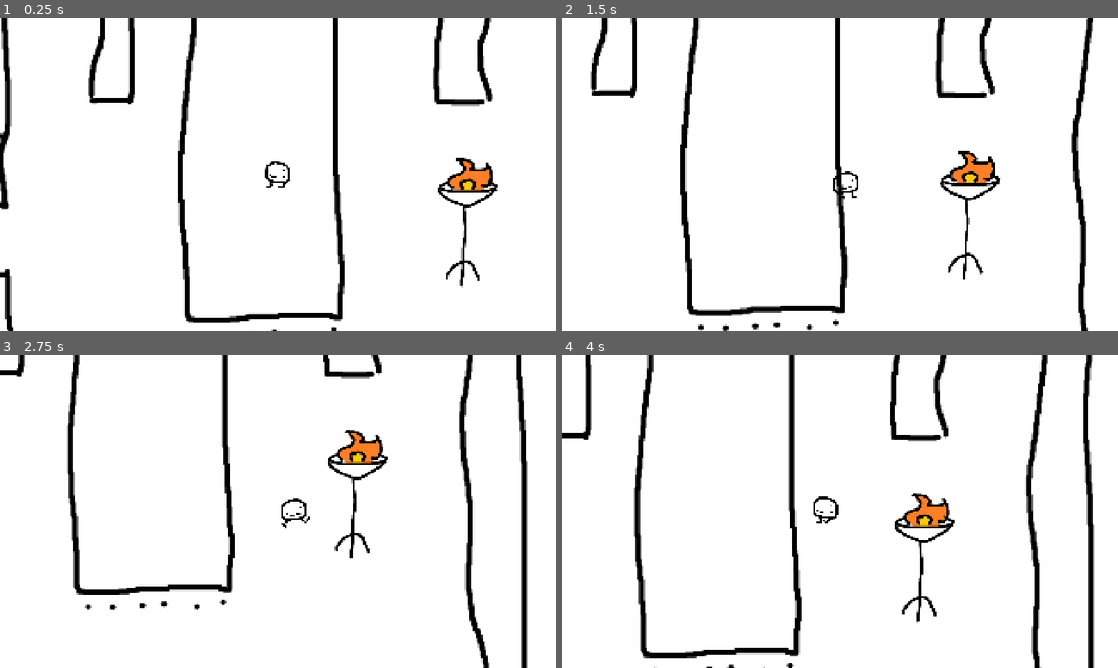
Above: before the commit, frames 1-4 (two rows, left to right).
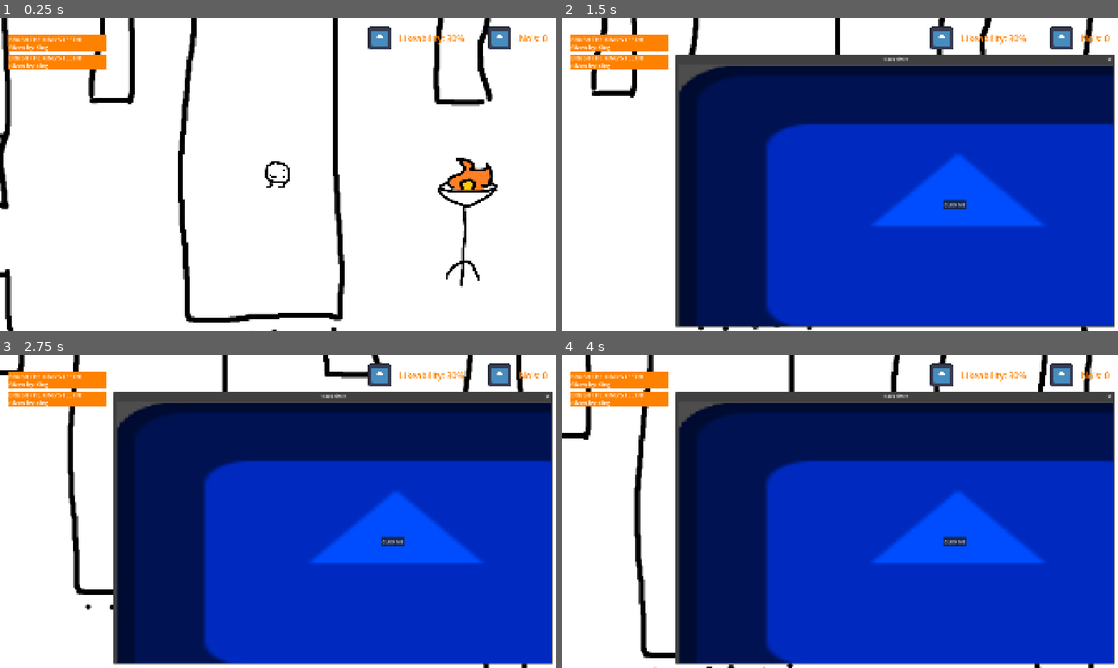
Above: after the commit, the same moments.

Repository: clara0201/NotToday
Game: Godot game, scene res://scenes/main scene/castle.tscn
The game is run twice, just before and just after one commit, with the same random seed, the same clock (stepped at 60 frames per second) and the same inputs. The engine's default icon, where the game draws it, is replaced by a stand-in: a white triangle on a blue panel in a dark square.
Inputs:
- Up to frame 1 (0.25 s): no input
- Up to frame 2 (1.5 s): tap Enter at 0.5 s; hold D (right) 0.53-1.28 s; hold M (MinigamePhase, bound only after the commit) 0.53-1.28 s; hold S (down) from 1.28 s (still down); tap M (MinigamePhase, bound only after the commit) at 1.35 s
- Up to frame 3 (2.75 s): release S (down) at 2.03 s; hold D (right) from 2.03 s (still down); hold M (MinigamePhase, bound only after the commit) from 2.03 s (still down)
- Up to frame 4 (4 s): release D (right) at 2.78 s; release M (MinigamePhase, bound only after the commit) at 2.78 s; hold W (up) 2.78-3.53 s; tap M (MinigamePhase, bound only after the commit) at 2.85 s; hold A (left) from 3.53 s (still down); hold M (MinigamePhase, bound only after the commit) from 3.53 s (still down)

The runs differ from the first frame. In frame 1, 2.6% of the frame differs, in the area x 1-99%, y 2-17%; in frame 2, 71%; in frame 3, 71%; in frame 4, 71%, in the area x 1-100%, y 2-99%.

Commit message:
come togetherr right nowww

Diff:
--- a/not-today/project.godot
+++ b/not-today/project.godot
@@ -45,6 +45,11 @@
 "events": [Object(InputEventKey,"resource_local_to_scene":false,"resource_name":"","device":-1,"window_id":0,"alt_press …(192 unchanged characters)…
 ]
 }
+MinigamePhase={
+"deadzone": 0.2,
+"events": [Object(InputEventKey,"resource_local_to_scene":false,"resource_name":"","device":-1,"window_id":0,"alt_pressed":false,"shift_pressed":false,"ctrl_pressed":false,"meta_pressed":false,"pressed":false,"keycode":0,"physical_keycode":77,"key_label":0,"unicode":109,"location":0,"echo":false,"script":null)
+]
+}
 
 [physics]
 
--- a/not-today/scenes/main scene/castle.tscn
+++ b/not-today/scenes/main scene/castle.tscn
@@ -1,14 +1,20 @@
 [gd_scene format=3 uid="uid://bso0e5o4mgbly"]
 
 [ext_resource type="Script" uid="uid://st5bvixnhx2f" path="res://scenes/main scene/camera_2d.gd" id="1_7r2yl"]
+[ext_resource type="Script" uid="uid://ddwf1cxldawii" path="res://scripts/game_manager.gd" id="1_ohiwn"]
 [ext_resource type="Texture2D" uid="uid://dsrw35hscdvnp" path="res://assets/courtTemp.png" id="1_u6f05"]
+[ext_resource type="Script" uid="uid://e2byqvdy5qq2" path="res://scripts/resources/task_resource.gd" id="2_l2ux7"]
 [ext_resource type="Script" uid="uid://buekkab7cq6dd" path="res://scenes/main scene/player.gd" id="2_pi1jp"]
 [ext_resource type="Texture2D" uid="uid://c3h3iox2wyyna" path="res://assets/lamp.png" id="3_4jbif"]
+[ext_resource type="Resource" uid="uid://so1j5nlhx12i" path="res://data/task_brush_teeth.tres" id="3_cq7t8"]
 [ext_resource type="Texture2D" uid="uid://i8ojs5t3c053" path="res://scenes/main scene/SpriteTemp.png" id="3_u6f05"]
 [ext_resource type="Texture2D" uid="uid://dc35p2r1bv2dm" path="res://scenes/main scene/SpriteTemp01 - Copy.png" id="4_4jbif"]
+[ext_resource type="Resource" uid="uid://evna4chduf8e" path="res://data/task_chop_wood.tres" id="4_ioo1u"]
 [ext_resource type="Texture2D" uid="uid://dft5udjgu727a" path="res://scenes/main scene/SpriteTemp02 - Copy.png" id="5_s1hkd"]
 [ext_resource type="Texture2D" uid="uid://dt2gmywqqt0q7" path="res://scenes/main scene/SpriteTemp02.png" id="6_ohiwn"]
 [ext_resource type="Texture2D" uid="uid://cm0150lw5ilec" path="res://scenes/main scene/SpriteTemp01.png" id="7_3mmif"]
+[ext_resource type="PackedScene" uid="uid://b075itcslrm22" path="res://scenes/task_ticket.tscn" id="10_s1hkd"]
+[ext_resource type="Texture2D" uid="uid://ugkqlvikvgvn" path="res://icon.svg" id="11_ohiwn"]
 
 [sub_resource type="CircleShape2D" id="CircleShape2D_g4qgy"]
 radius = 56.0803
@@ -56,21 +62,39 @@
 radius = 50.447994
 
 [node name="Node2D" type="Node2D" unique_id=710089954]
+script = ExtResource("1_ohiwn")
+tasks_list = Array[ExtResource("2_l2ux7")]([ExtResource("3_cq7t8"), ExtResource("4_ioo1u")])
+
+[node name="MinigamesWindow" type="Window" parent="." unique_id=1906644560]
+oversampling_override = 1.0
+title = "Tasks time!"
+position = Vector2i(0, 36)
+size = Vector2i(1500, 900)
+visible = false
+unresizable = true
+always_on_top = true
+
+[node name="Timer" type="Timer" parent="." unique_id=907534146]
+one_shot = true
 
 [node name="Collisions" type="StaticBody2D" parent="." unique_id=948260857]
 
 [node name="CollisionShape2D3" type="CollisionShape2D" parent="Collisions" unique_id=1126242797]
+visible = false
 position = Vector2(639, 356)
 shape = SubResource("CircleShape2D_g4qgy")
 
 [node name="CollisionPolygon2D" type="CollisionPolygon2D" parent="Collisions" unique_id=1964603333]
+visible = false
 polygon = PackedVector2Array(1082, -1077, 1096, 916, 214, 911, 209, 1082, -308, 1082, -282, 922, -941, 934, -936, 349,  …(210 unchanged characters)…
 
 [node name="CollisionShape2D" type="CollisionShape2D" parent="Collisions" unique_id=467455742]
+visible = false
 position = Vector2(-571.5, -333)
 shape = SubResource("RectangleShape2D_g4qgy")
 
 [node name="CollisionShape2D2" type="CollisionShape2D" parent="Collisions" unique_id=762477035]
+visible = false
 position = Vector2(630.5, -315.5)
 shape = SubResource("RectangleShape2D_udjd0")
 
@@ -100,8 +124,79 @@
 sprite_frames = SubResource("SpriteFrames_udjd0")
 
 [node name="CollisionShape2D" type="CollisionShape2D" parent="Player" unique_id=1744312612]
+visible = false
 shape = SubResource("CircleShape2D_dhvi1")
 
 [node name="Sprite2D2" type="Sprite2D" parent="." unique_id=1659786690]
 position = Vector2(672, 152)
 texture = ExtResource("3_4jbif")
+
+[node name="CanvasLayer" type="CanvasLayer" parent="." unique_id=1085951729]
+
+[node name="TaskListMC" type="MarginContainer" parent="CanvasLayer" unique_id=215958319]
+custom_minimum_size = Vector2(300, 0)
+offset_right = 40.0
+offset_bottom = 40.0
+theme_override_constants/margin_left = 30
+theme_override_constants/margin_top = 60
+
+[node name="ScrollContainer" type="ScrollContainer" parent="CanvasLayer/TaskListMC" unique_id=1688226450]
+custom_minimum_size = Vector2(340, 900)
+propagate_maximum_size = true
+layout_mode = 2
+
+[node name="VBoxContainer" type="VBoxContainer" parent="CanvasLayer/TaskListMC/ScrollContainer" unique_id=503973298]
+layout_mode = 2
+size_flags_horizontal = 3
+size_flags_vertical = 3
+theme_override_constants/separation = 8
+
+[node name="Task0" parent="CanvasLayer/TaskListMC/ScrollContainer/VBoxContainer" unique_id=132552066 instance=ExtResource("10_s1hkd")]
+layout_mode = 2
+
+[node name="Task1" parent="CanvasLayer/TaskListMC/ScrollContainer/VBoxContainer" unique_id=17586819 instance=ExtResource("10_s1hkd")]
+layout_mode = 2
+
+[node name="CountersMC" type="MarginContainer" parent="CanvasLayer" unique_id=165141463]
+anchors_preset = 1
+anchor_left = 1.0
+anchor_right = 1.0
+offset_left = -40.0
+offset_bottom = 40.0
+grow_horizontal = 0
+theme_override_constants/margin_top = 30
+theme_override_constants/margin_right = 30
+
+[node name="HBoxContainer" type="HBoxContainer" parent="CanvasLayer/CountersMC" unique_id=1746237450]
+custom_maximum_size = Vector2(-1, 80)
+layout_mode = 2
+
+[node name="LikeabilityIcon" type="TextureRect" parent="CanvasLayer/CountersMC/HBoxContainer" unique_id=1560225848]
+layout_mode = 2
+texture = ExtResource("11_ohiwn")
+stretch_mode = 5
+
+[node name="LikeabilityLabel" type="Label" parent="CanvasLayer/CountersMC/HBoxContainer" unique_id=983494331]
+layout_mode = 2
+theme_override_colors/font_color = Color(1, 0.5058824, 0, 1)
+theme_override_font_sizes/font_size = 30
+text = "Likeability: 30%"
+
+[node name="AspectRatioContainer" type="AspectRatioContainer" parent="CanvasLayer/CountersMC/HBoxContainer" unique_id=810615944]
+custom_minimum_size = Vector2(50, 0)
+layout_mode = 2
+
+[node name="NosIcon" type="TextureRect" parent="CanvasLayer/CountersMC/HBoxContainer" unique_id=1528811642]
+layout_mode = 2
+texture = ExtResource("11_ohiwn")
+stretch_mode = 5
+
+[node name="NosLabel" type="Label" parent="CanvasLayer/CountersMC/HBoxContainer" unique_id=847900114]
+layout_mode = 2
+theme_override_colors/font_color = Color(1, 0.5058824, 0, 1)
+theme_override_font_sizes/font_size = 30
+text = "No's: 0"
+
+[connection signal="timeout" from="Timer" to="." method="_on_timer_timeout"]
+
+[editable path="CanvasLayer/TaskListMC/ScrollContainer/VBoxContainer/Task0"]
--- a/not-today/scripts/game_manager.gd
+++ b/not-today/scripts/game_manager.gd
@@ -26,16 +26,20 @@
 
 # Called when the node enters the scene tree for the first time.
 func _ready() -> void:
-	start_minigame_phase()
+	pass
 
 # Called every frame. 'delta' is the elapsed time since the previous frame.
 func _process(delta: float) -> void:
 	#TODO update timer display if in mingame phase
-	pass
+
+	if Input.is_action_pressed("MinigamePhase"):
+		start_minigame_phase()
+
 
 ### MINIGAMES ###
 
 func start_minigame_phase():
+	print("start!")
 	#TODO pause player controller
 
 	minigames_window.position.x = 400
